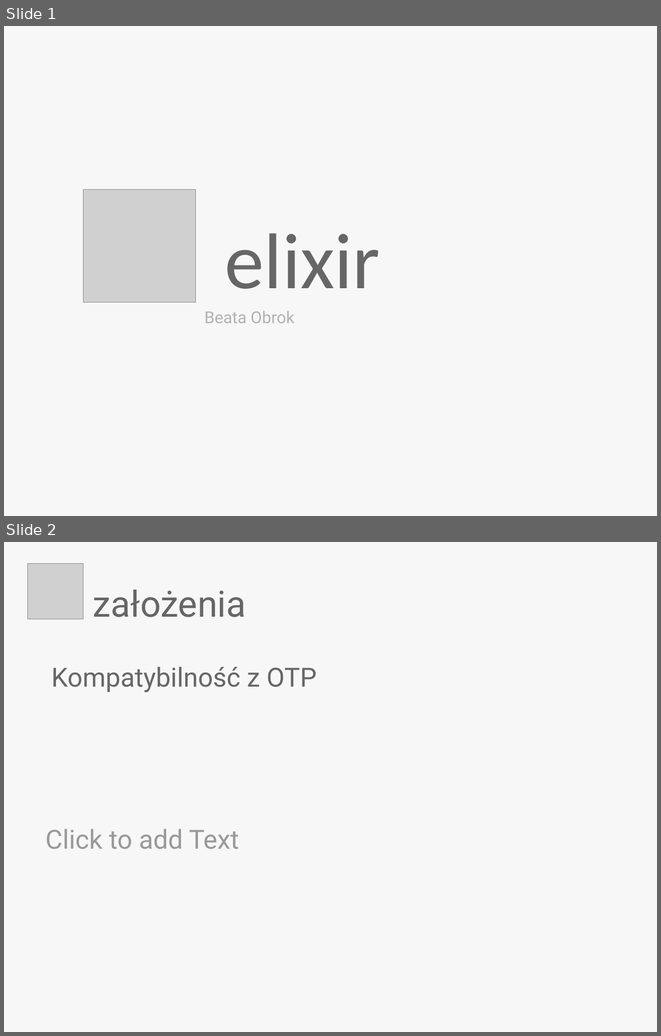
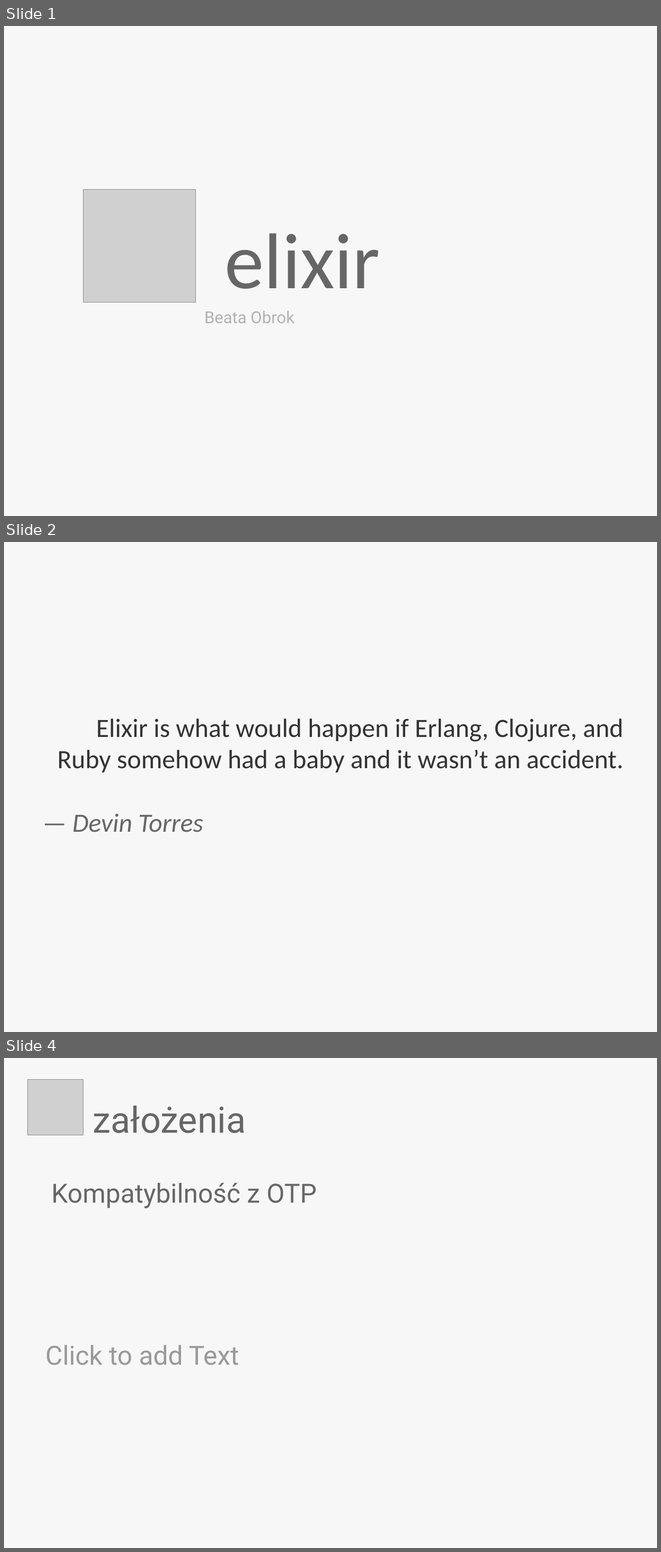
Before and after one commit to QuirkOo/secret-elixir, a slide deck: elixir.odp. Shown one above the other, each under a label of ours: slides 1 and 2 before the commit, slides 1, 2 and 4 after it; the slides between them are not shown. The pictures are 661x1036 and 661x1552 pixels, drawn with LibreOffice and Linux fonts; fonts in the diff are those of the drawing; grey boxes stand for pictures. Boxes give left, top, right and bottom in pixels: in the first picture for what was removed or moved away, otherwise in the second. Text is boxed around its words. In the diff, an @@ line names an element or a change of style, - is before the commit and + after.

Commit message:
Add quote and elixir overview slide

```diff
--- a/elixir.odp
+++ b/elixir.odp
@@ slide 2 added at box(4, 542, 657, 1032), background #F7F7F7 @@
@@ subtitle added at box(58, 718, 624, 832), 32 pt, text #333333 @@
+Elixir is what would happen if Erlang, Clojure, and Ruby somehow had a baby and it wasn’t an accident.
+— Devin Torres
@@ what was slide 2 is now slide 4 @@
```
Also in this commit, not shown: 1 other slide added.
